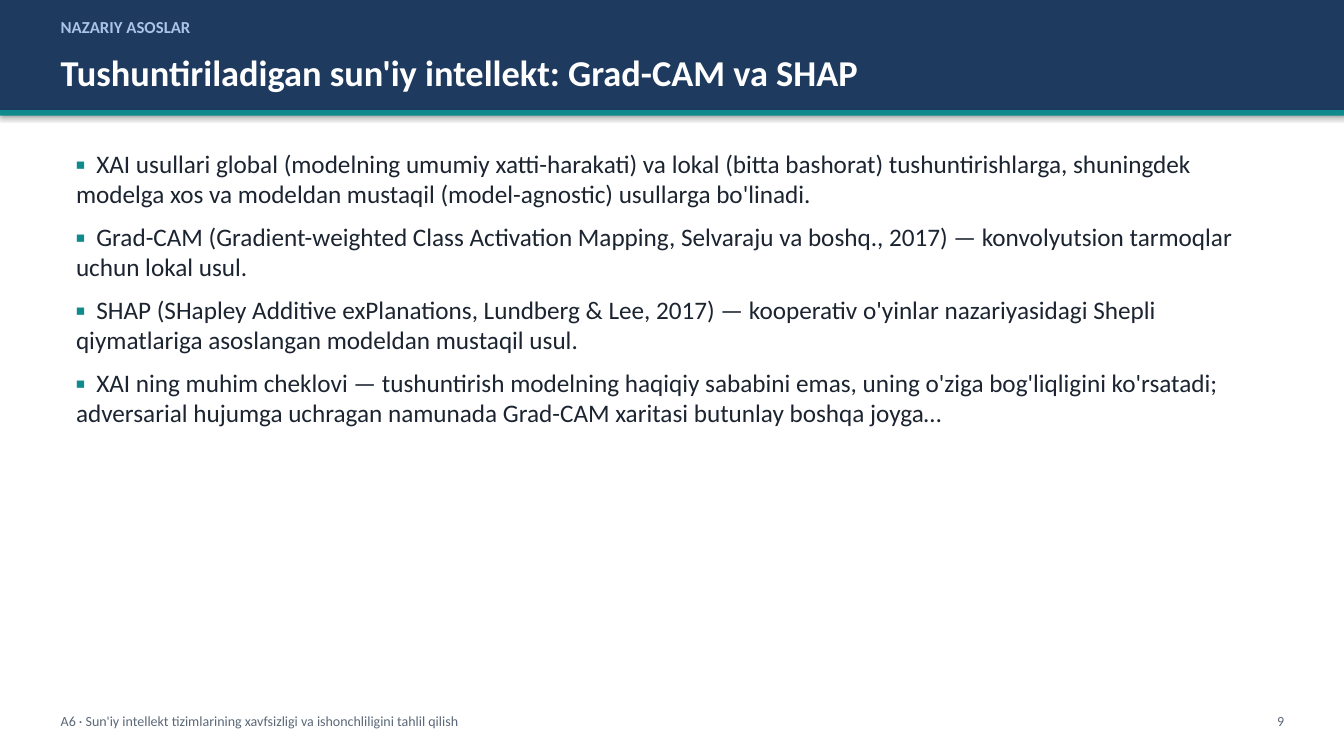
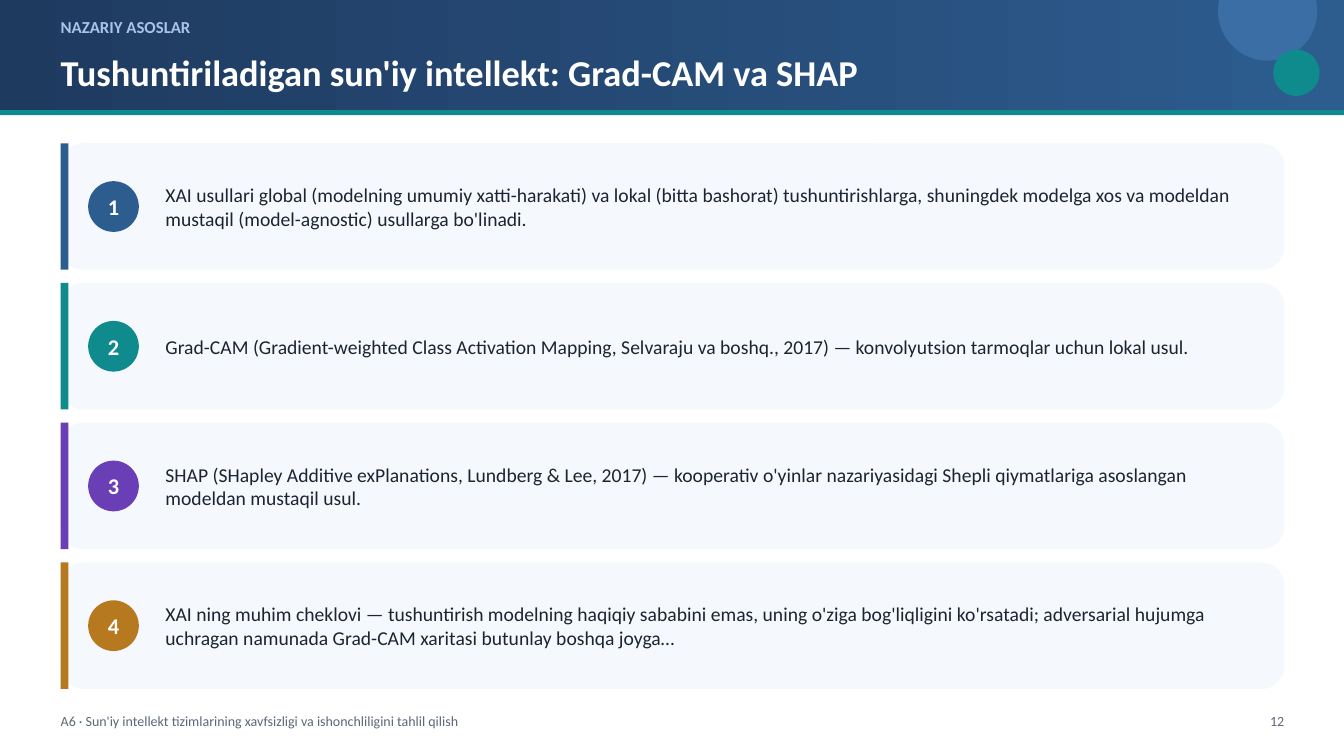
Before and after one commit to sayka7/ktm_labs, a slide deck: slide 12 of slaydlar/A6.pptx (slide 9 before the commit). Drawn at 1344x756 pixels with LibreOffice and Linux fonts; fonts in the diff are those of the drawing. Boxes give left, top, right and bottom in pixels: in the first picture for what was removed or moved away, otherwise in the second. Text is boxed around its words. In the diff, an @@ line names an element or a change of style, - is before the commit and + after.

```diff
--- a/slaydlar/A6.pptx
+++ b/slaydlar/A6.pptx
@@ rectangle at [0,0,1344,110]: fill #1F3A5F to gradient #1F3A5F to #2D5C8F; shadow off @@
@@ ellipse added at [1218,0,1317,60], fill #3B6EA5 @@
@@ ellipse added at [1273,49,1320,96], fill #0F8B8D @@
@@ rectangle at [0,110,1344,115]: shadow off @@
@@ rounded rectangle added at [60,143,1285,269], fill #F5F8FC @@
@@ rectangle added at [60,143,69,269], fill #2D5C8F @@
@@ text removed at [76,154,1232,427] @@
-▪ XAI usullari global (modelning umumiy xatti-harakati) va lokal (bitta bashorat) tushuntirishlarga, shuningdek modelga xos va modeldan mustaqil (model-agnostic) usullarga bo'linadi.
-▪ Grad-CAM (Gradient-weighted Class Activation Mapping, Selvaraju va boshq., 2017) — konvolyutsion tarmoqlar uchun lokal usul.
-▪ SHAP (SHapley Additive exPlanations, Lundberg & Lee, 2017) — kooperativ o'yinlar nazariyasidagi Shepli qiymatlariga asoslangan modeldan mustaqil usul.
-▪ XAI ning muhim cheklovi — tushuntirish modelning haqiqiy sababini emas, uning o'ziga bog'liqligini ko'rsatadi; adversarial hujumga uchragan namunada Grad-CAM xaritasi butunlay boshqa joyga…
@@ ellipse added at [88,181,138,232], fill #2D5C8F, 16 pt, text #FFFFFF, bold @@
+1
@@ text added at [165,188,1230,230], 14 pt, text #1B2430 @@
+XAI usullari global (modelning umumiy xatti-harakati) va lokal (bitta bashorat) tushuntirishlarga, shuningdek modelga xos va modeldan mustaqil (model-agnostic) usullarga bo'linadi.
@@ rounded rectangle added at [60,283,1285,409], fill #F5F8FC @@
@@ rectangle added at [60,283,69,409], fill #0F8B8D @@
@@ ellipse added at [88,321,138,371], fill #0F8B8D, 16 pt, text #FFFFFF, bold @@
+2
@@ text added at [165,340,1189,358], 14 pt, text #1B2430 @@
+Grad-CAM (Gradient-weighted Class Activation Mapping, Selvaraju va boshq., 2017) — konvolyutsion tarmoqlar uchun lokal usul.
@@ rounded rectangle added at [60,422,1285,548], fill #F5F8FC @@
@@ rectangle added at [60,422,69,548], fill #6A3FB5 @@
@@ ellipse added at [88,461,138,511], fill #6A3FB5, 16 pt, text #FFFFFF, bold @@
+3
@@ text added at [165,468,1186,508], 14 pt, text #1B2430 @@
+SHAP (SHapley Additive exPlanations, Lundberg & Lee, 2017) — kooperativ o'yinlar nazariyasidagi Shepli qiymatlariga asoslangan modeldan mustaqil usul.
@@ rounded rectangle added at [60,563,1285,689], fill #F5F8FC @@
@@ rectangle added at [60,563,69,689], fill #B7791F @@
@@ ellipse added at [88,601,138,651], fill #B7791F, 16 pt, text #FFFFFF, bold @@
+4
@@ text added at [165,607,1205,649], 14 pt, text #1B2430 @@
+XAI ning muhim cheklovi — tushuntirish modelning haqiqiy sababini emas, uning o'ziga bog'liqligini ko'rsatadi; adversarial hujumga uchragan namunada Grad-CAM xaritasi butunlay boshqa joyga…
@@ text at [1270,717,1284,726]: text changed @@
-9
+12
```
Also in this commit, not shown: 49 other slides changed, 11 slides added, 21 other files.
